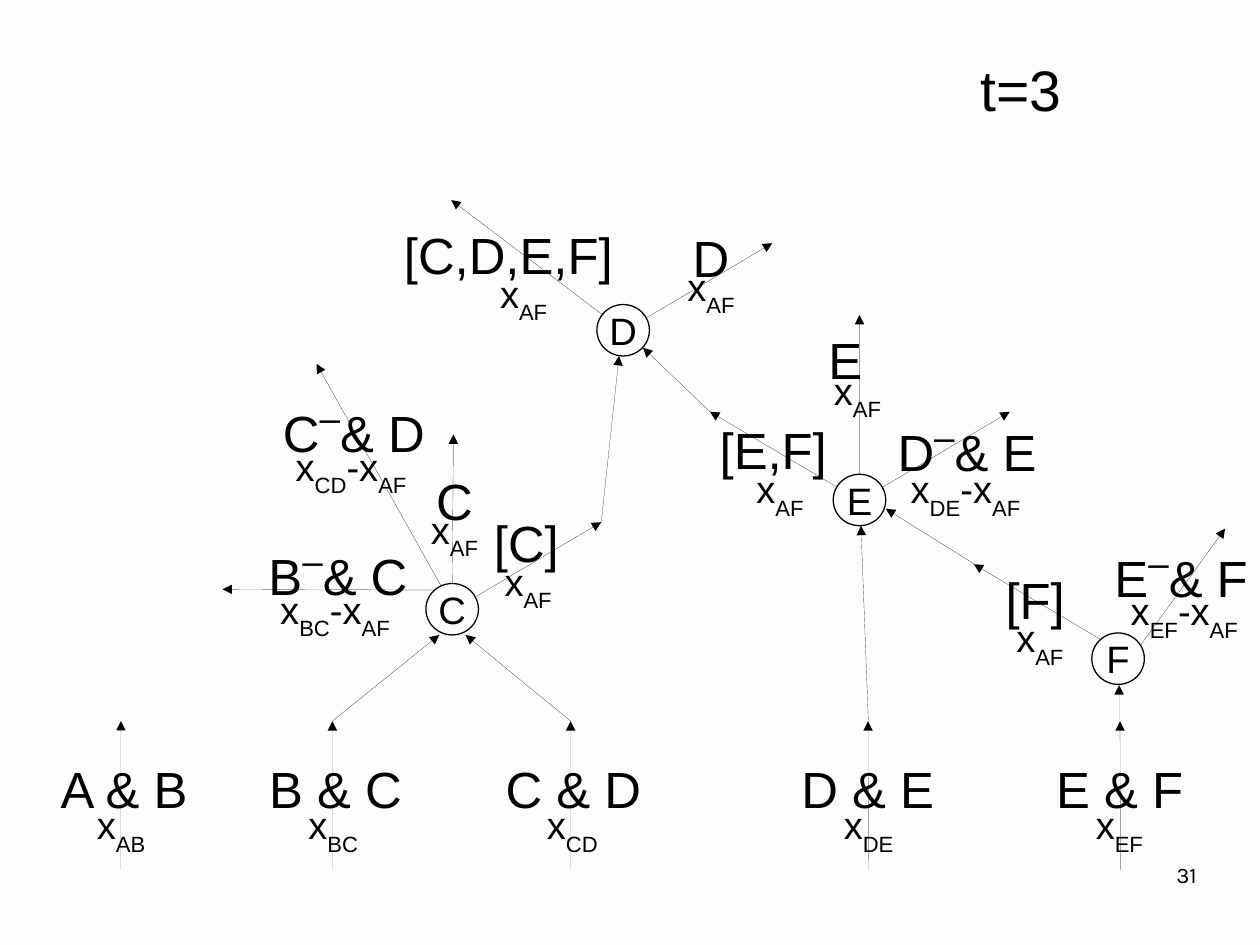
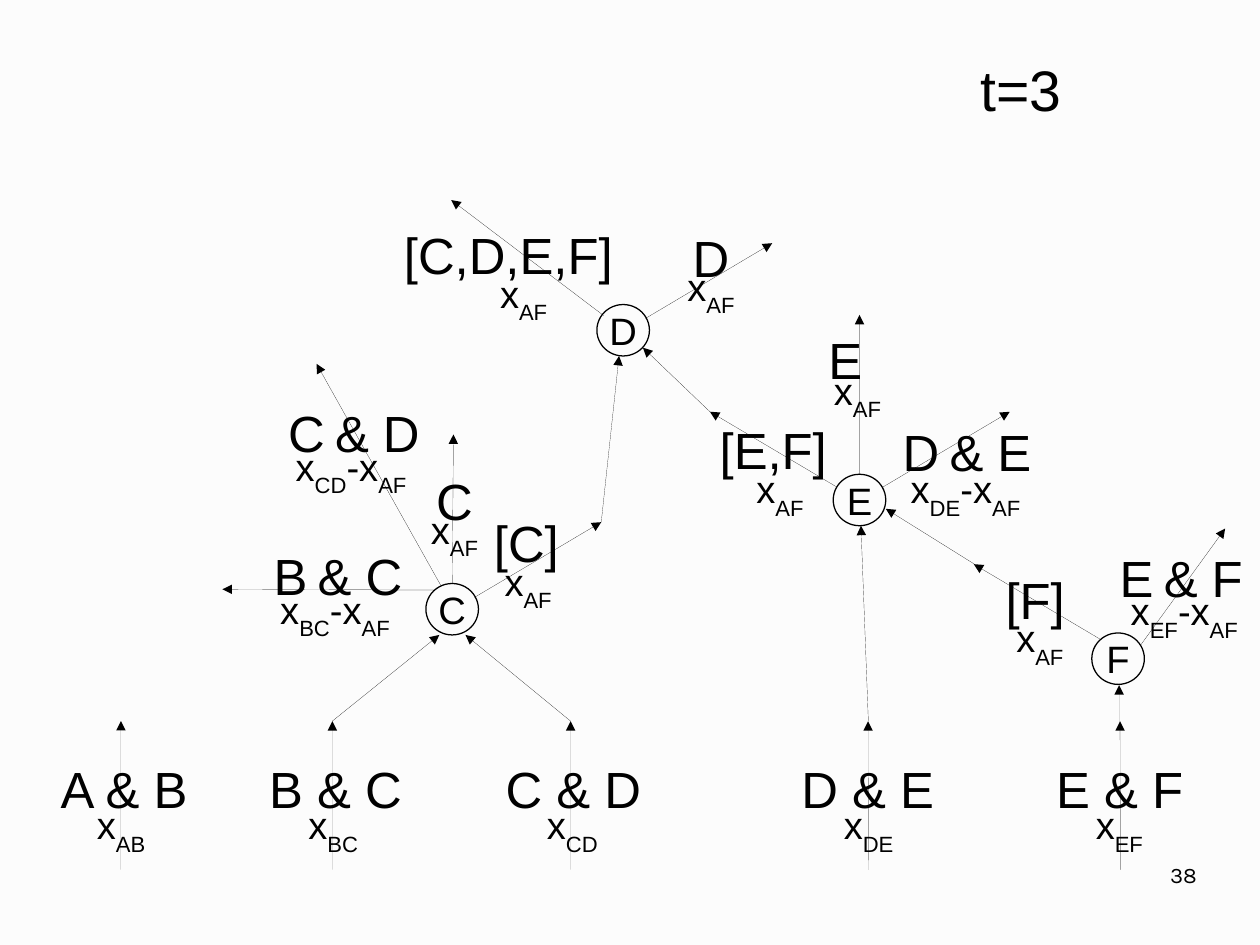
Before and after one commit to OrfeasLitos/virtual-payment-channels, a slide deck: slide 38 of slides/presentation.odp (slide 31 before the commit). Drawn at 1260x945 pixels with LibreOffice and Linux fonts; fonts in the diff are those of the drawing. Boxes give left, top, right and bottom in pixels: in the first picture for what was removed or moved away, otherwise in the second. Text is boxed around its words. In the diff, an @@ line names an element or a change of style, - is before the commit and + after.

```diff
--- a/slides/presentation.odp
+++ b/slides/presentation.odp
@@ text at (288, 416, 420, 463): text changed @@
-C–& D
+C & D
@@ text at (903, 436, 1031, 475): text changed @@
-D–& E
+D & E
@@ text at (274, 559, 403, 606): text changed @@
-B–& C
+B & C
@@ text at (1120, 562, 1243, 608): text changed @@
-E–& F
+E & F
@@ page number at (1170, 868, 1197, 884): text changed @@
-31
+38
```
Also in this commit, not shown: 25 other slides changed, 7 slides added, 1 other file.
